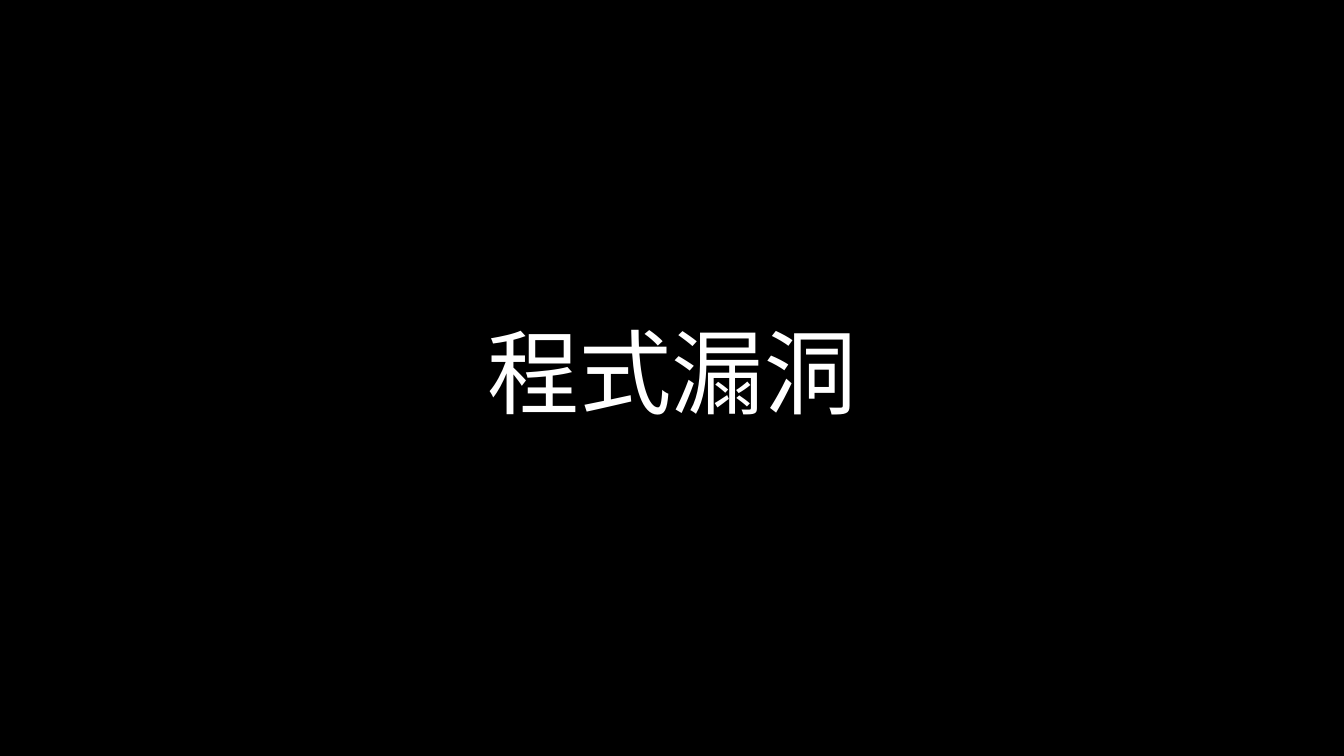
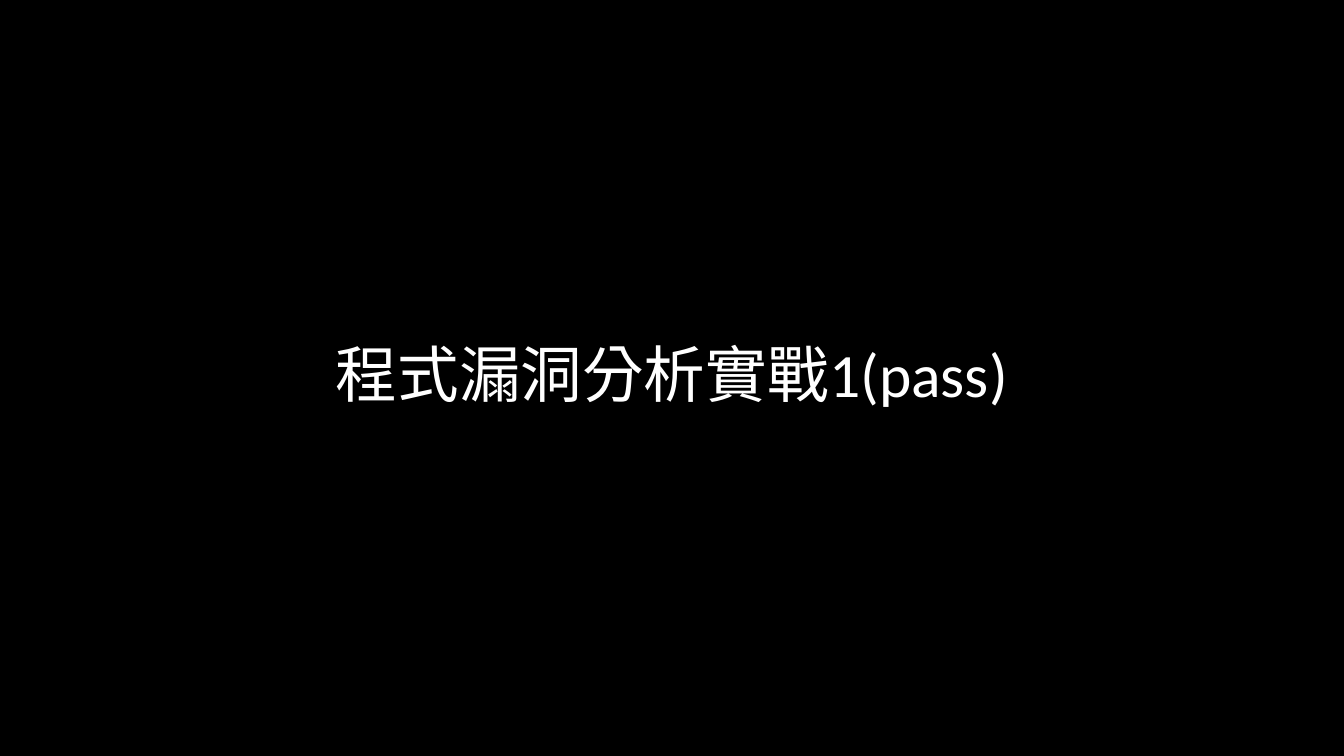
Before and after one commit to hehank/CTF_Practice, a slide deck: slide 3 of Pwn/報告/程式安全期末報告.pptx. Drawn at 1344x756 pixels with LibreOffice and Linux fonts; fonts in the diff are those of the drawing; background and template pictures are left out. Boxes give left, top, right and bottom in pixels: in the first picture for what was removed or moved away, otherwise in the second. Text is boxed around its words. In the diff, an @@ line names an element or a change of style, - is before the commit and + after.

```diff
--- a/Pwn/報告/程式安全期末報告.pptx
+++ b/Pwn/報告/程式安全期末報告.pptx
@@ title at <box>336,345,1008,407</box>: text changed; size 66 to 44 pt @@
-程式漏洞
+程式漏洞分析實戰1(pass)
```
Also in this commit, not shown: 3 other slides changed, 1 slide added, 3 slides removed, 5 other files.
